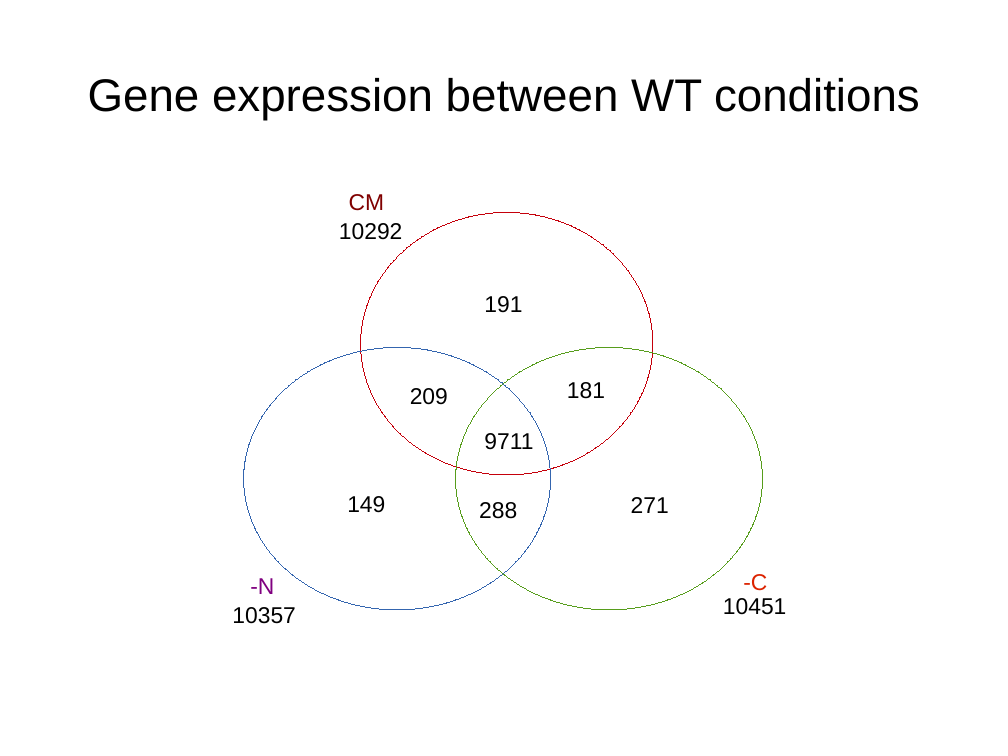
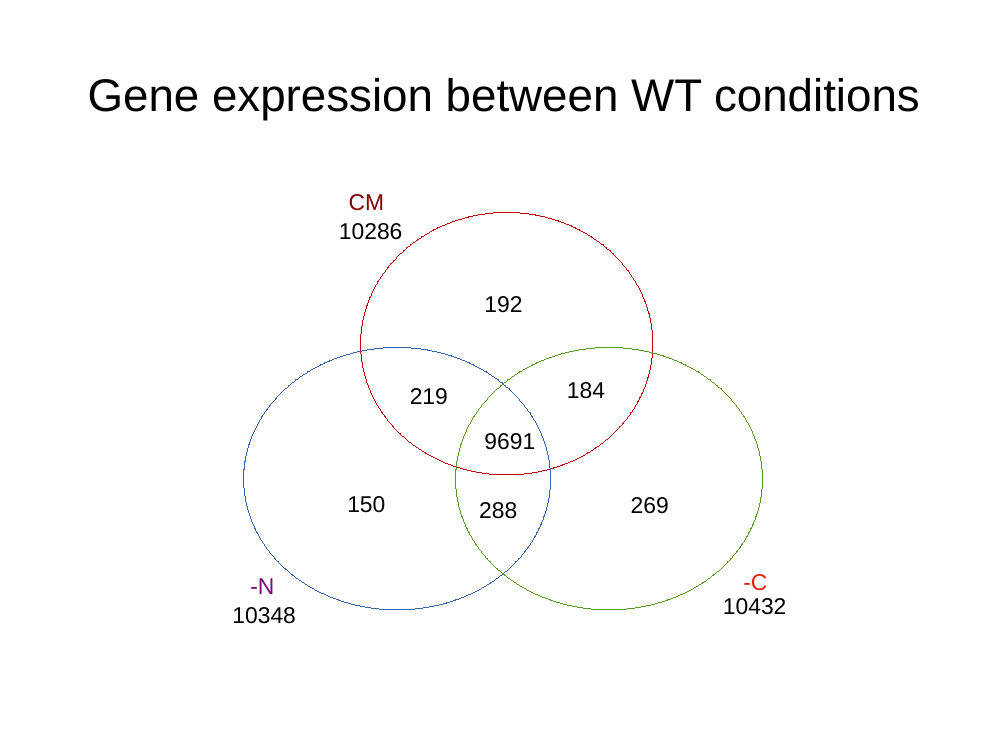
Before and after one commit to wilkinsonlab/m-oryzae-polya, a slide deck: slide 17 of doc/oryzae_data.odp (slide 14 before the commit). Drawn at 1008x756 pixels with LibreOffice and Linux fonts; fonts in the diff are those of the drawing. Boxes give left, top, right and bottom in pixels: in the first picture for what was removed or moved away, otherwise in the second. Text is boxed around its words. In the diff, an @@ line names an element or a change of style, - is before the commit and + after.

```diff
--- a/doc/oryzae_data.odp
+++ b/doc/oryzae_data.odp
@@ text at (339, 223, 403, 240): text changed @@
-10292
+10286
@@ text at (484, 296, 522, 313): text changed @@
-191
+192
@@ text at (410, 388, 448, 405): text changed @@
-209
+219
@@ text at (567, 382, 605, 399): text changed @@
-181
+184
@@ text at (484, 433, 535, 450): text changed @@
-9711
+9691
@@ text at (347, 496, 385, 513): text changed @@
-149
+150
@@ text at (631, 497, 669, 514): text changed @@
-271
+269
@@ text at (723, 598, 787, 615): text changed @@
-10451
+10432
@@ text at (232, 607, 296, 624): text changed @@
-10357
+10348
```
Also in this commit, not shown: 21 other slides changed, 3 slides added, 10 other files.
